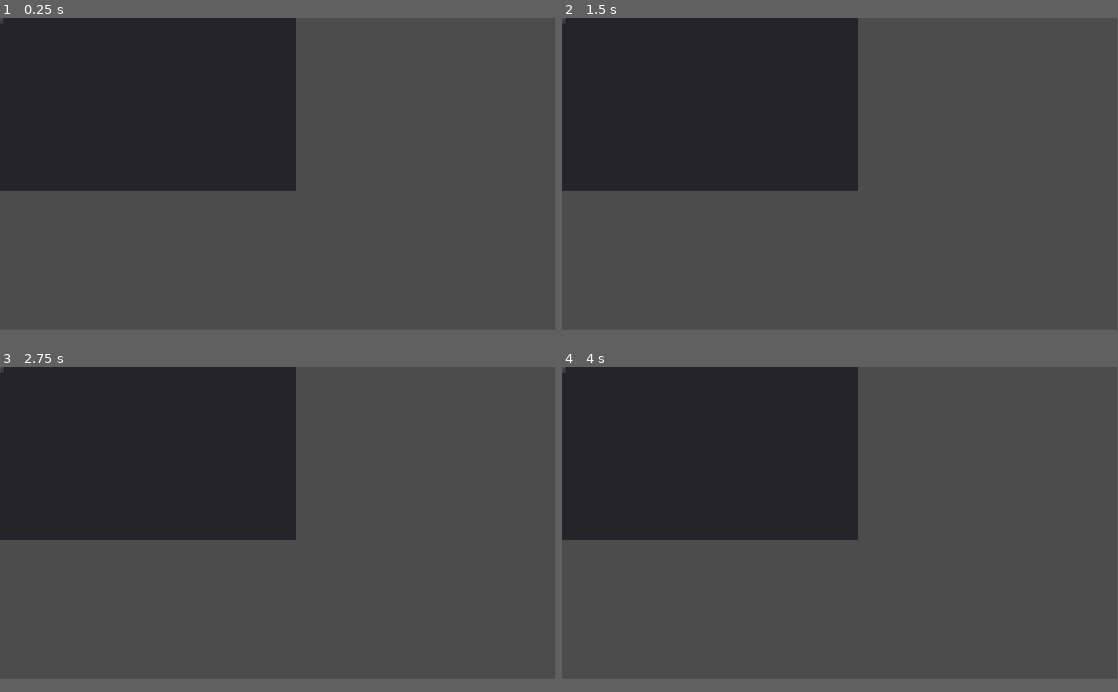
Above: before the commit, frames 1-4 (two rows, left to right).
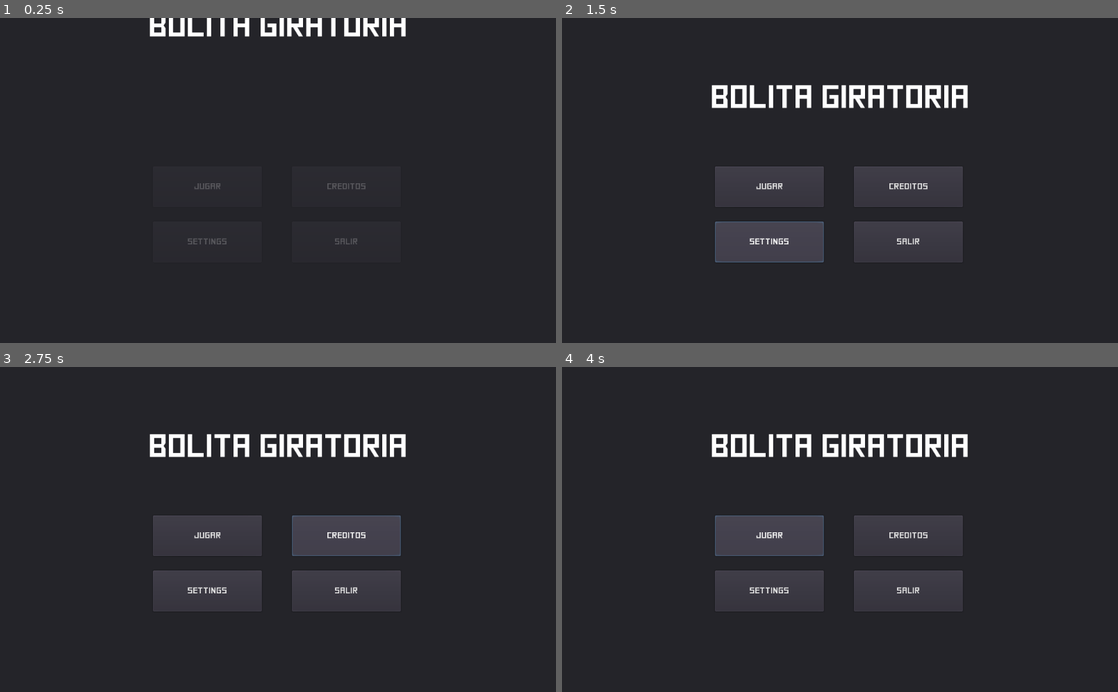
Above: after the commit, the same moments.

Repository: PedroCarbone/Oldies_2do_Parcial
Game: Godot game, scene res://scenes/main_menu/main_menu.tscn
Two runs of this game, one before a commit and one after it. Both use one fixed random seed, a clock stepped at 60 frames per second and the inputs below.
Inputs (mouse positions are in pixels of both pictures, inside the frame that each line leads up to):
- Up to frame 1 (0.25 s): no input
- Up to frame 2 (1.5 s): click (562, 21) at 0.52 s; click (767, 232) at 1.25 s, where only the run after the commit has a clickable "SETTINGS"
- Up to frame 3 (2.75 s): click (344, 529) at 2 s, where only the run after the commit has a clickable "creditos"
- Up to frame 4 (4 s): click (767, 529) at 2.75 s, where only the run after the commit has a clickable "JUGAR"; click (767, 529) at 3.5 s, where only the run after the commit has a clickable "JUGAR"
The window is 799x449 before the commit and 800x468 after it. Grey fills any space a smaller window leaves; there, only what the larger window draws over its background counts as a difference.

The runs differ from the first frame. In frame 1, 68% of the frame differs, in the area x 0-100%, y 0-96%; in frame 2, 62%; in frame 3, 62%; in frame 4, 62%.

Commit message:
main_menu
creado el menu principal
creadas las animaciones

Diff:
--- a/project.godot
+++ b/project.godot
@@ -10,14 +10,9 @@
 
 [application]
 
-config/name="TP2 Template"
+config/name="Bolita Giratoria"
 run/main_scene="res://scenes/main_menu/main_menu.tscn"
 config/icon="res://icon.png"
-
-[display]
-
-window/size/width=1920
-window/size/height=1080
 
 [physics]
 
--- /dev/null
+++ b/scenes/main_menu/main_menu.gd
@@ -0,0 +1,17 @@
+extends Control
+
+func _on_play_pressed():
+	get_tree().change_scene("")
+	pass
+
+func _on_quit_pressed():
+	get_tree().quit()
+	pass
+
+func _on_settings_pressed():
+	get_tree().change_scene("")
+	pass
+
+func _on_creditos_pressed():
+	get_tree().change_scene("")
+	pass
--- a/scenes/main_menu/main_menu.tscn
+++ b/scenes/main_menu/main_menu.tscn
@@ -1,10 +1,87 @@
-[gd_scene format=2]
+[gd_scene load_steps=6 format=2]
 
-[node name="Control" type="Control"]
+[ext_resource path="res://scenes/main_menu/main_menu.gd" type="Script" id=1]
+[ext_resource path="res://fonts/Square.ttf" type="DynamicFontData" id=2]
+
+[sub_resource type="DynamicFont" id=2]
+size = 60
+font_data = ExtResource( 2 )
+
+[sub_resource type="Animation" id=4]
+resource_name = "fade_in"
+tracks/0/type = "value"
+tracks/0/path = NodePath("titulo:rect_position")
+tracks/0/interp = 1
+tracks/0/loop_wrap = true
+tracks/0/imported = false
+tracks/0/enabled = true
+tracks/0/keys = {
+"times": PoolRealArray( 0, 1 ),
+"transitions": PoolRealArray( 1, 1 ),
+"update": 0,
+"values": [ Vector2( 262, -61 ), Vector2( 262, 115 ) ]
+}
+tracks/1/type = "value"
+tracks/1/path = NodePath("botones/play:modulate")
+tracks/1/interp = 1
+tracks/1/loop_wrap = true
+tracks/1/imported = false
+tracks/1/enabled = true
+tracks/1/keys = {
+"times": PoolRealArray( 0, 1 ),
+"transitions": PoolRealArray( 1, 1 ),
+"update": 0,
+"values": [ Color( 1, 1, 1, 0 ), Color( 1, 1, 1, 1 ) ]
+}
+tracks/2/type = "value"
+tracks/2/path = NodePath("botones/settings:modulate")
+tracks/2/interp = 1
+tracks/2/loop_wrap = true
+tracks/2/imported = false
+tracks/2/enabled = true
+tracks/2/keys = {
+"times": PoolRealArray( 0, 1 ),
+"transitions": PoolRealArray( 1, 1 ),
+"update": 0,
+"values": [ Color( 1, 1, 1, 0 ), Color( 1, 1, 1, 1 ) ]
+}
+tracks/3/type = "value"
+tracks/3/path = NodePath("botones/creditos:modulate")
+tracks/3/interp = 1
+tracks/3/loop_wrap = true
+tracks/3/imported = false
+tracks/3/enabled = true
+tracks/3/keys = {
+"times": PoolRealArray( 0, 1 ),
+"transitions": PoolRealArray( 1, 1 ),
+"update": 0,
+"values": [ Color( 1, 1, 1, 0 ), Color( 1, 1, 1, 1 ) ]
+}
+tracks/4/type = "value"
+tracks/4/path = NodePath("botones/quit:modulate")
+tracks/4/interp = 1
+tracks/4/loop_wrap = true
+tracks/4/imported = false
+tracks/4/enabled = true
+tracks/4/keys = {
+"times": PoolRealArray( 0, 1 ),
+"transitions": PoolRealArray( 1, 1 ),
+"update": 0,
+"values": [ Color( 1, 1, 1, 0 ), Color( 1, 1, 1, 1 ) ]
+}
+
+[sub_resource type="DynamicFont" id=1]
+font_data = ExtResource( 2 )
+
+[node name="main_menu" type="Control"]
 anchor_right = 1.0
 anchor_bottom = 1.0
+margin_right = 7.0
+margin_bottom = 2.0
+script = ExtResource( 1 )
 __meta__ = {
-"_edit_use_anchors_": false
+"_edit_use_anchors_": false,
+"_edit_vertical_guides_": [ 512.0 ]
 }
 
 [node name="fondo" type="Panel" parent="."]
@@ -14,6 +91,78 @@
 "_edit_use_anchors_": false
 }
 
-[node name="Button" type="Button" parent="fondo"]
-margin_right = 12.0
-margin_bottom = 20.0
+[node name="titulo" type="RichTextLabel" parent="."]
+margin_left = 262.0
+margin_top = -61.0
+margin_right = 762.0
+margin_bottom = 14.0
+custom_fonts/normal_font = SubResource( 2 )
+bbcode_enabled = true
+bbcode_text = "[center]BOLITA GIRATORIA[/center]"
+text = "BOLITA GIRATORIA"
+__meta__ = {
+"_edit_use_anchors_": false
+}
+
+[node name="Sprite" type="Sprite" parent="."]
+position = Vector2( -74, 167 )
+scale = Vector2( 0.04975, 0.04975 )
+
+[node name="AnimationPlayer" type="AnimationPlayer" parent="."]
+autoplay = "fade_in"
+anims/fade_in = SubResource( 4 )
+
+[node name="botones" type="CanvasLayer" parent="."]
+
+[node name="play" type="Button" parent="botones"]
+modulate = Color( 1, 1, 1, 0 )
+margin_left = 282.0
+margin_top = 274.0
+margin_right = 482.0
+margin_bottom = 349.0
+custom_fonts/font = SubResource( 1 )
+text = "JUGAR"
+__meta__ = {
+"_edit_use_anchors_": false
+}
+
+[node name="settings" type="Button" parent="botones"]
+modulate = Color( 1, 1, 1, 0 )
+margin_left = 282.0
+margin_top = 376.0
+margin_right = 482.0
+margin_bottom = 451.0
+custom_fonts/font = SubResource( 1 )
+text = "SETTINGS"
+__meta__ = {
+"_edit_use_anchors_": false
+}
+
+[node name="creditos" type="Button" parent="botones"]
+modulate = Color( 1, 1, 1, 0 )
+margin_left = 538.0
+margin_top = 274.0
+margin_right = 738.0
+margin_bottom = 349.0
+custom_fonts/font = SubResource( 1 )
+text = "creditos"
+__meta__ = {
+"_edit_use_anchors_": false
+}
+
+[node name="quit" type="Button" parent="botones"]
+modulate = Color( 1, 1, 1, 0 )
+margin_left = 538.0
+margin_top = 376.0
+margin_right = 738.0
+margin_bottom = 451.0
+custom_fonts/font = SubResource( 1 )
+text = "salir"
+__meta__ = {
+"_edit_use_anchors_": false
+}
+
+[connection signal="pressed" from="botones/play" to="." method="_on_play_pressed"]
+[connection signal="pressed" from="botones/settings" to="." method="_on_settings_pressed"]
+[connection signal="pressed" from="botones/creditos" to="." method="_on_creditos_pressed"]
+[connection signal="pressed" from="botones/quit" to="." method="_on_quit_pressed"]
